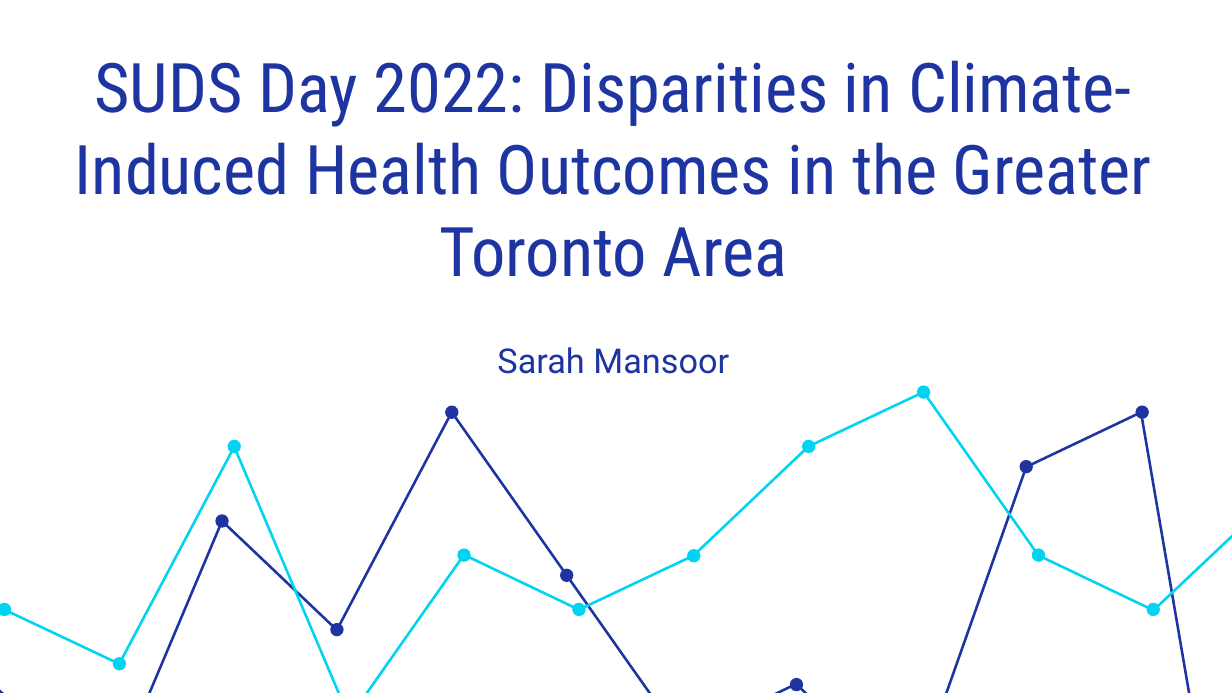
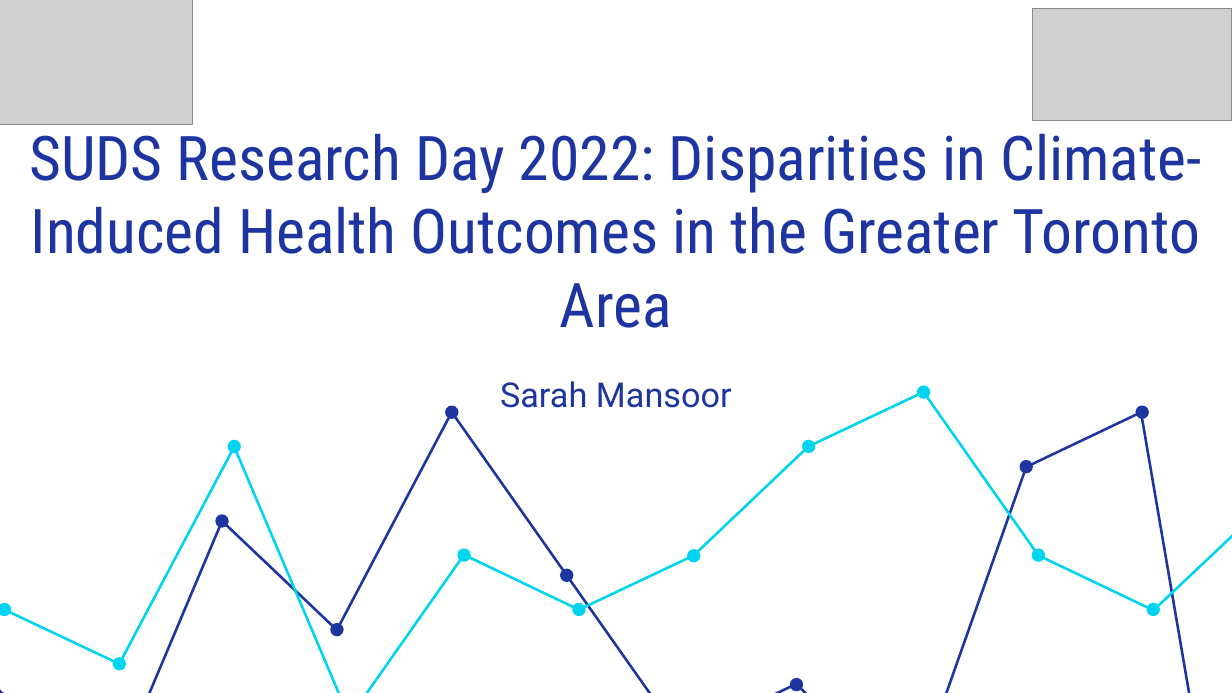
Before and after one commit to sarahmansoorr/SUDS2022, a slide deck: slide 1 of outputs/presentation/presentation.pptx. Drawn at 1232x693 pixels with LibreOffice and Linux fonts; fonts in the diff are those of the drawing; grey boxes stand for pictures. Boxes give left, top, right and bottom in pixels: in the first picture for what was removed or moved away, otherwise in the second. Text is boxed around its words. In the diff, an @@ line names an element or a change of style, - is before the commit and + after.

```diff
--- a/outputs/presentation/presentation.pptx
+++ b/outputs/presentation/presentation.pptx
@@ picture added at [0,0,192,124] @@
@@ picture added at [1032,9,1232,121] @@
@@ text at [29,124,1201,328]: text changed; size 40 to 36 pt @@
-SUDS Day 2022: Disparities in Climate-Induced Health Outcomes in the Greater Toronto Area
+SUDS Research Day 2022: Disparities in Climate-Induced Health Outcomes in the Greater Toronto Area
@@ subtitle "Sarah Mansoor": place and size @@
-subtitle "Sarah Mansoor" at [497,347,729,374]
+subtitle "Sarah Mansoor" at [500,381,732,408]
```
Also in this commit, not shown: 2 slides added, 33 slides removed, 7 other files.
